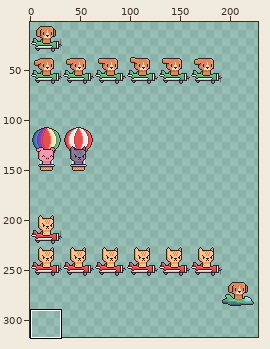
A sprite sheet gets an edit: Game/res/spritesheet.png. The first picture is a wide view before the edit; the outline marks the close-up.
Close-up. Old version:
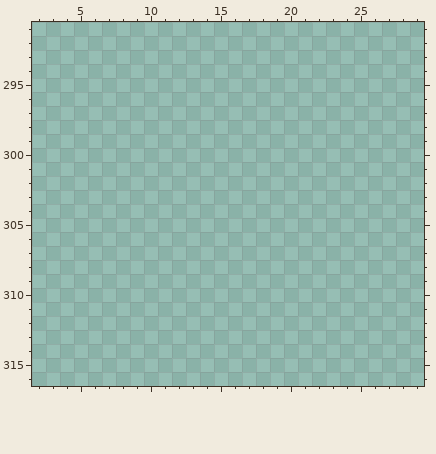
The file is 320x320 pixels. Colours within 5 levels of each other are drawn and written as one. Shown: x 2..29, y 291..316. The wide view leaves out empty margins.
Palette (. is transparent): 
After:
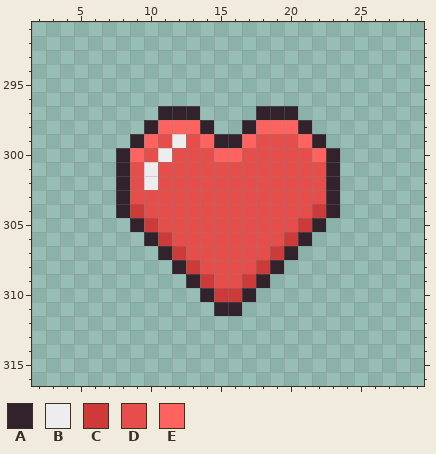
Colours new in this view: A #31222c  B #ededed  C #cc3b39  D #e64e4b  E #ff6360
From old to new:
Changed rows in their new state; - is an unchanged pixel.
first column x 8:
297 ---AAA----AAA---
298 --AEEEA--AEEEA--
299 -AEDBDEAAEDDDEA-
300 AEDBDDDEEDDDDDEA
301 ADBDDDDDDDDDDDDA
302 ADBDDDDDDDDDDDDA
303 ADDDDDDDDDDDDDDA
304 ACDDDDDDDDDDDDCA
305 -ACDDDDDDDDDDCA-
306 --ACDDDDDDDDCA--
307 ---ACDDDDDDCA---
308 ----ACDDDDCA----
309 -----ACDDCA-----
310 ------ACCA------
311 -------AA-------
Pixel boxes of the changes (left, top, right, bottom) in both close-ups:
added: (116, 106, 340, 316)
